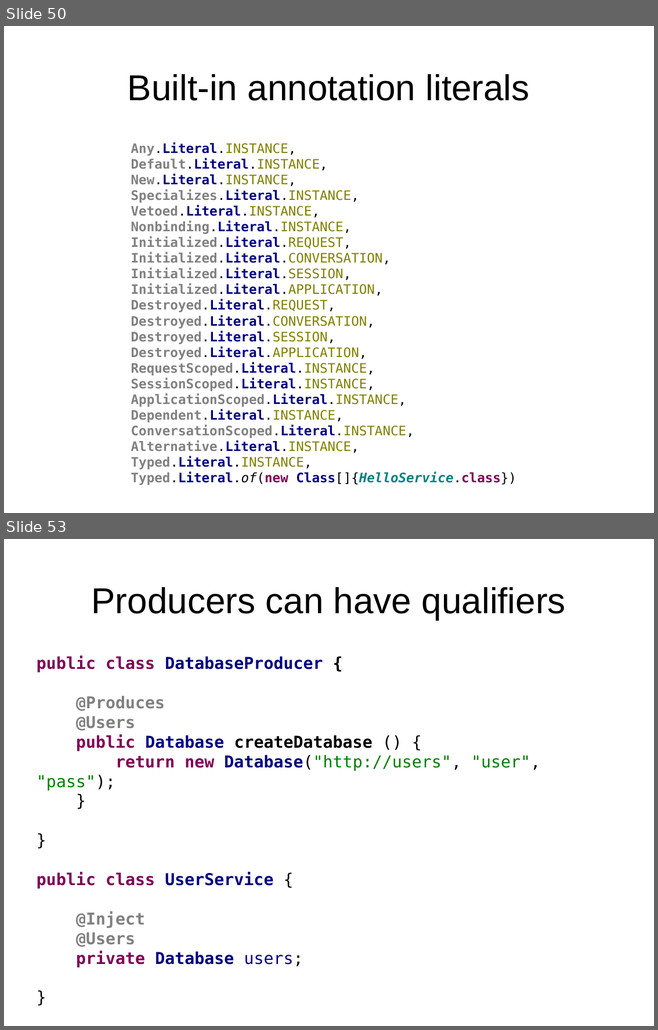
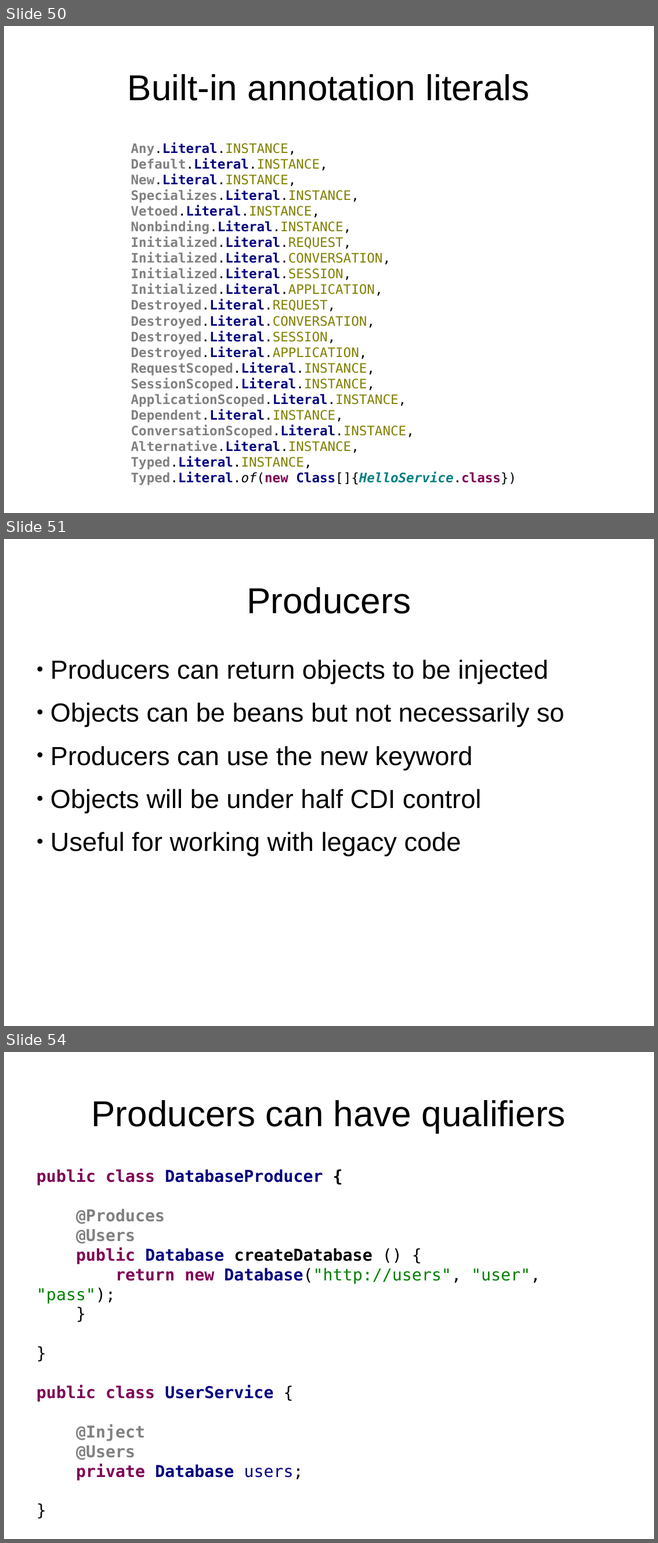
Before and after one commit to FrigoCoder/CDI, a slide deck: CDI.odp. Shown one above the other, each under a label of ours: slides 50 and 53 before the commit, slides 50, 51 and 54 after it; the slides between them are not shown. The pictures are 658x1030 and 658x1543 pixels, drawn with LibreOffice and Linux fonts; fonts in the diff are those of the drawing. Boxes give left, top, right and bottom in pixels: in the first picture for what was removed or moved away, otherwise in the second. Text is boxed around its words. In the diff, an @@ line names an element or a change of style, - is before the commit and + after.

```diff
--- a/CDI.odp
+++ b/CDI.odp
@@ slide 51 added at <box>4,539,654,1026</box>, background #FFFFFF @@
@@ title added at <box>246,587,411,614</box>, 44 pt, text #000000 @@
+Producers
@@ text added at <box>50,660,564,856</box>, 32 pt, text #000000 @@
+● Producers can return objects to be injected
+● Objects can be beans but not necessarily so
+● Producers can use the new keyword
+● Objects will be under half CDI control
+● Useful for working with legacy code
@@ what was slide 53 is now slide 54 @@
```
Also in this commit, not shown: 1 slide changed, 1 other slide added, 1 slide removed, 2 other files.
